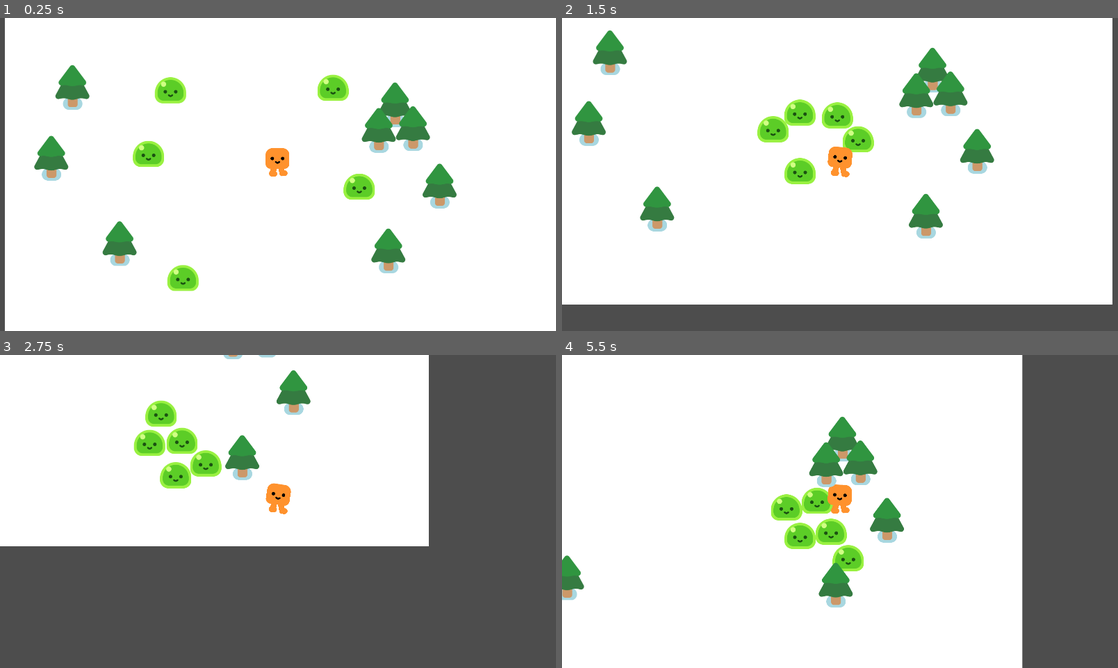
Above: before the commit, frames 1-4 (two rows, left to right).
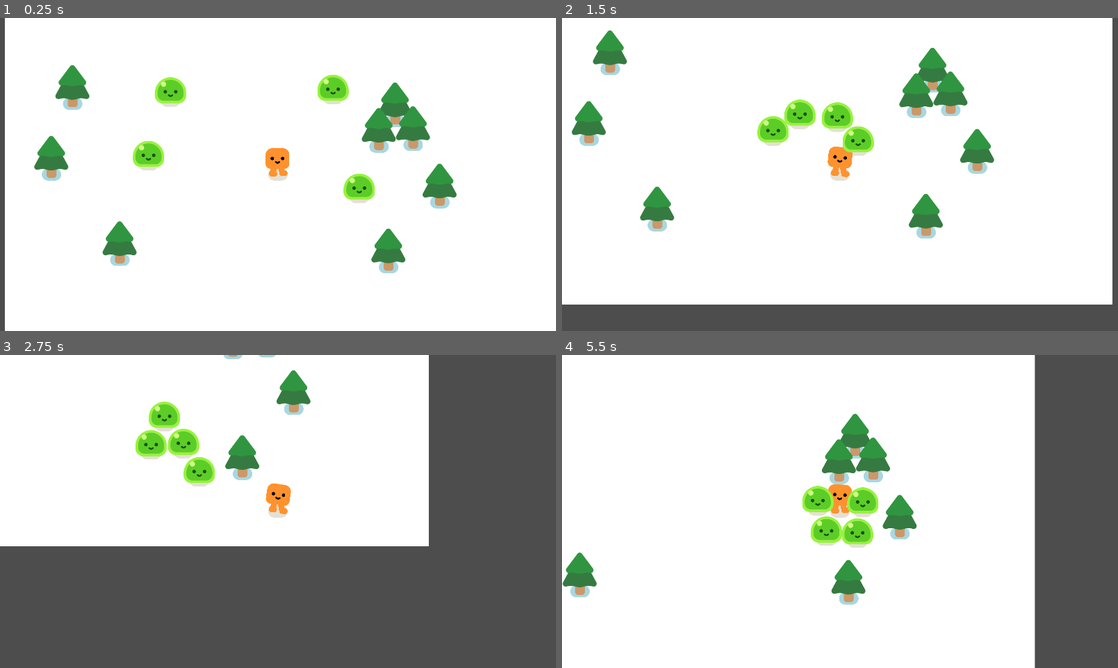
Above: after the commit, the same moments.

Repository: zzhouj/first_2d_game_from_zero
Game: Godot game, scene res://game.tscn
Same seed, same stepped clock (60 frames per second), same inputs: the game is played once before the commit and once after it.
Inputs:
- Up to frame 1 (0.25 s): no input
- Up to frame 2 (1.5 s): hold D (move_right) 0.53-1.28 s; hold S (move_down) from 1.28 s (still down)
- Up to frame 3 (2.75 s): release S (move_down) at 2.03 s; hold D (move_right) from 2.03 s (still down)
- Up to frame 4 (5.5 s): release D (move_right) at 2.78 s; hold W (move_up) 2.78-3.53 s; hold A (move_left) 3.53-5.03 s; hold S (move_down) from 5.03 s (still down)

The runs differ from the first frame. In frame 1, 0.6% of the frame differs, in the area x 25-67%, y 26-88%; in frame 2, 0.6%; in frame 3, 1.5%; in frame 4, 8.4%, in the area x 0-86%, y 0-100%.

Commit message:
view follow player (not work)

Diff:
--- a/game.tscn
+++ b/game.tscn
@@ -7,27 +7,32 @@
 [node name="Game" type="Node2D"]
 y_sort_enabled = true
 
-[node name="ColorRect" type="ColorRect" parent="."]
+[node name="CanvasLayer" type="CanvasLayer" parent="."]
+layer = -30
+follow_viewport_enabled = true
+
+[node name="ColorRect" type="ColorRect" parent="CanvasLayer"]
 offset_right = 1968.0
 offset_bottom = 1131.0
 
 [node name="Player" parent="." instance=ExtResource("1_80nbo")]
 position = Vector2(943, 562)
 
-[node name="Mob" parent="." instance=ExtResource("2_feb5d")]
+[node name="Camera2D" type="Camera2D" parent="Player"]
+
+[node name="Mobs" type="Node" parent="."]
+
+[node name="Mob" parent="Mobs" instance=ExtResource("2_feb5d")]
 position = Vector2(421, 521)
 
-[node name="Mob2" parent="." instance=ExtResource("2_feb5d")]
+[node name="Mob2" parent="Mobs" instance=ExtResource("2_feb5d")]
 position = Vector2(510, 265)
 
-[node name="Mob3" parent="." instance=ExtResource("2_feb5d")]
+[node name="Mob3" parent="Mobs" instance=ExtResource("2_feb5d")]
 position = Vector2(1177, 238)
 
-[node name="Mob4" parent="." instance=ExtResource("2_feb5d")]
+[node name="Mob4" parent="Mobs" instance=ExtResource("2_feb5d")]
 position = Vector2(1296, 660)
-
-[node name="Mob5" parent="." instance=ExtResource("2_feb5d")]
-position = Vector2(567, 1013)
 
 [node name="PineTrees" type="Node" parent="."]
 
--- a/player.tscn
+++ b/player.tscn
@@ -14,5 +14,3 @@
 
 [node name="CollisionShape2D" type="CollisionShape2D" parent="."]
 shape = SubResource("CircleShape2D_onrkg")
-
-[node name="Camera2D" type="Camera2D" parent="."]
